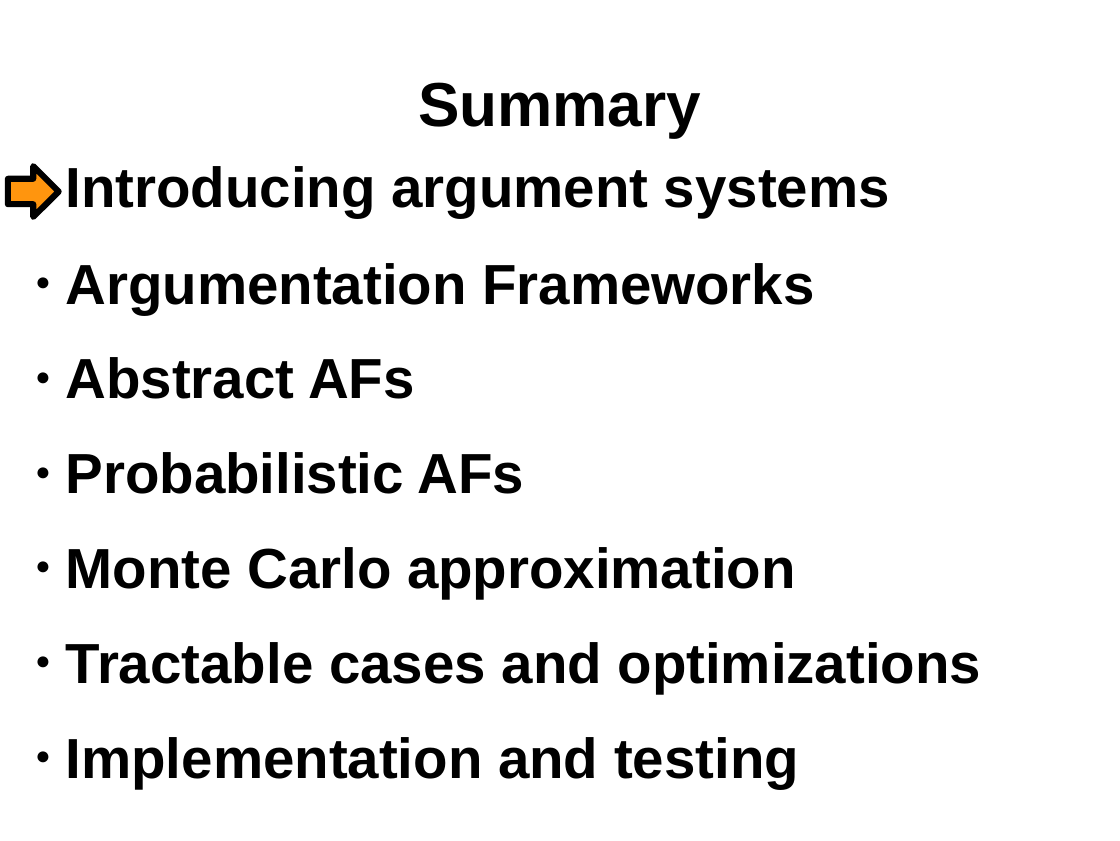
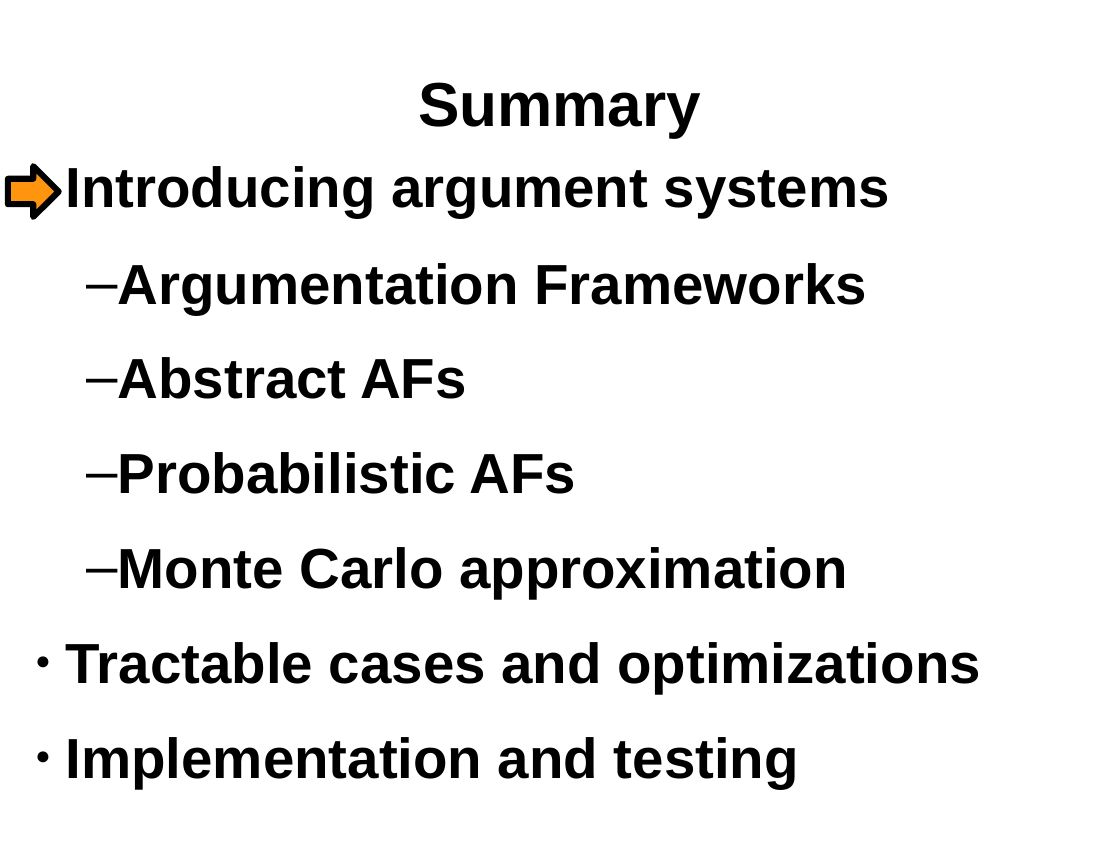
Before and after one commit to lethalman/thesis, a slide deck: slide 3 of doc/summary.ppt. Drawn at 1120x841 pixels with LibreOffice and Linux fonts; fonts in the diff are those of the drawing; background and template pictures are left out. Boxes give left, top, right and bottom in pixels: in the first picture for what was removed or moved away, otherwise in the second. Text is boxed around its words. In the diff, an @@ line names an element or a change of style, - is before the commit and + after.

Commit message:
Fix summary ppt

```diff
--- a/doc/summary.ppt
+++ b/doc/summary.ppt
@@ text "Introducing argument systems" at (66,166,981,788): bullet ● to –; list level 1 to 2 in "Argumentation Frameworks"; list level 1 to 2 in "Abstract AFs"; list level 1 to 2 in "Probabilistic AFs"; list level 1 to 2 in "Monte Carlo approximation" @@
```
Also in this commit, not shown: 5 other slides changed.
